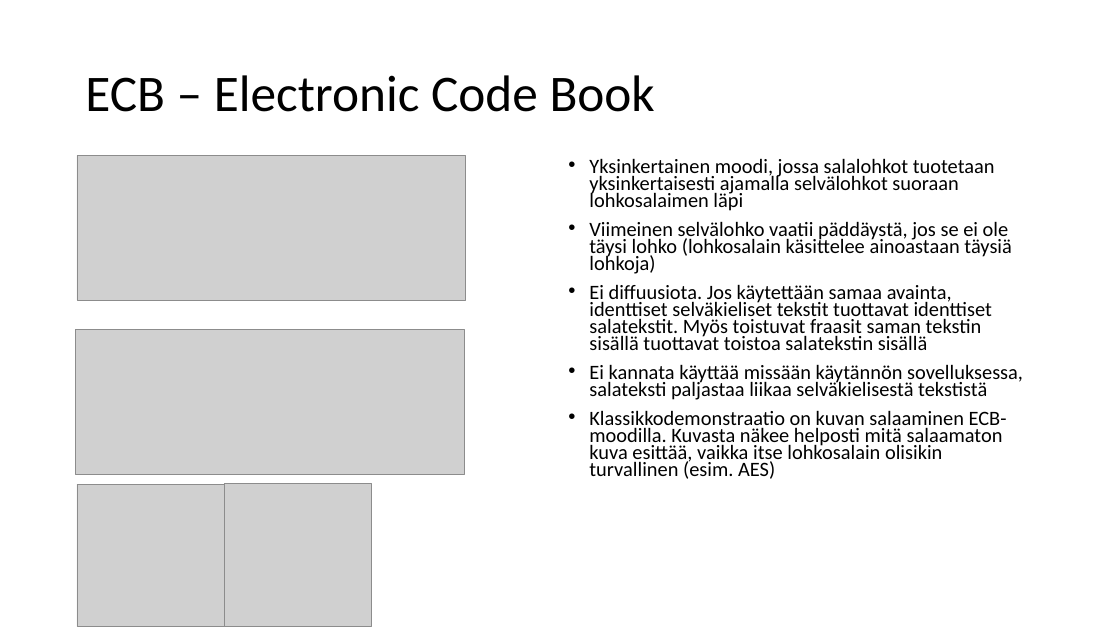
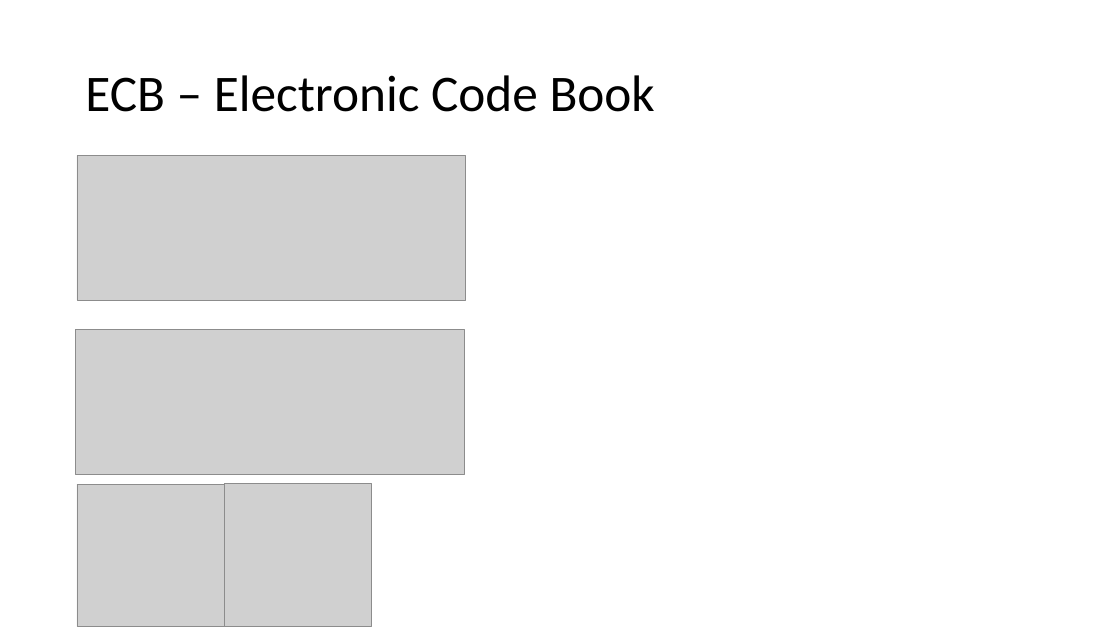
Before and after one commit to hcropsu/tutkimusseminaari, a slide deck: slide 4 of tutkimusseminaari_rs_pp.pptx. Drawn at 1120x630 pixels with LibreOffice and Linux fonts; fonts in the diff are those of the drawing; grey boxes stand for pictures. Boxes give left, top, right and bottom in pixels: in the first picture for what was removed or moved away, otherwise in the second. Text is boxed around its words. In the diff, an @@ line names an element or a change of style, - is before the commit and + after.

```diff
--- a/tutkimusseminaari_rs_pp.pptx
+++ b/tutkimusseminaari_rs_pp.pptx
@@ text removed at (x1=589, y1=158, x2=1023, y2=479) @@
-• Yksinkertainen moodi, jossa salalohkot tuotetaan yksinkertaisesti ajamalla selvälohkot suoraan lohkosalaimen läpi
-• Viimeinen selvälohko vaatii päddäystä, jos se ei ole täysi lohko (lohkosalain käsittelee ainoastaan täysiä lohkoja)
-• Ei diffuusiota. Jos käytettään samaa avainta, identtiset selväkieliset tekstit tuottavat identtiset salatekstit. Myös toistuvat fraasit saman tekstin sisällä tuottavat toistoa salatekstin sisällä
-• Ei kannata käyttää missään käytännön sovelluksessa, salateksti paljastaa liikaa selväkielisestä tekstistä
-• Klassikkodemonstraatio on kuvan salaaminen ECB-moodilla. Kuvasta näkee helposti mitä salaamaton kuva esittää, vaikka itse lohkosalain olisikin turvallinen (esim. AES)
```
Also in this commit, not shown: 5 other slides changed, 4 other files.
